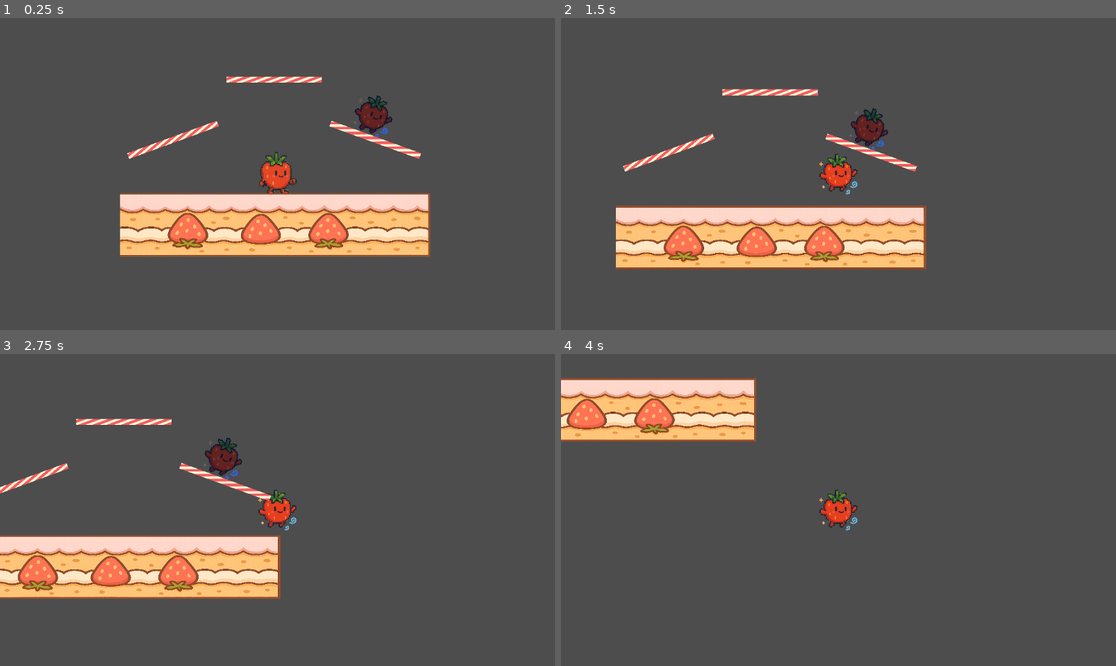
Above: before the commit, frames 1-4 (two rows, left to right).
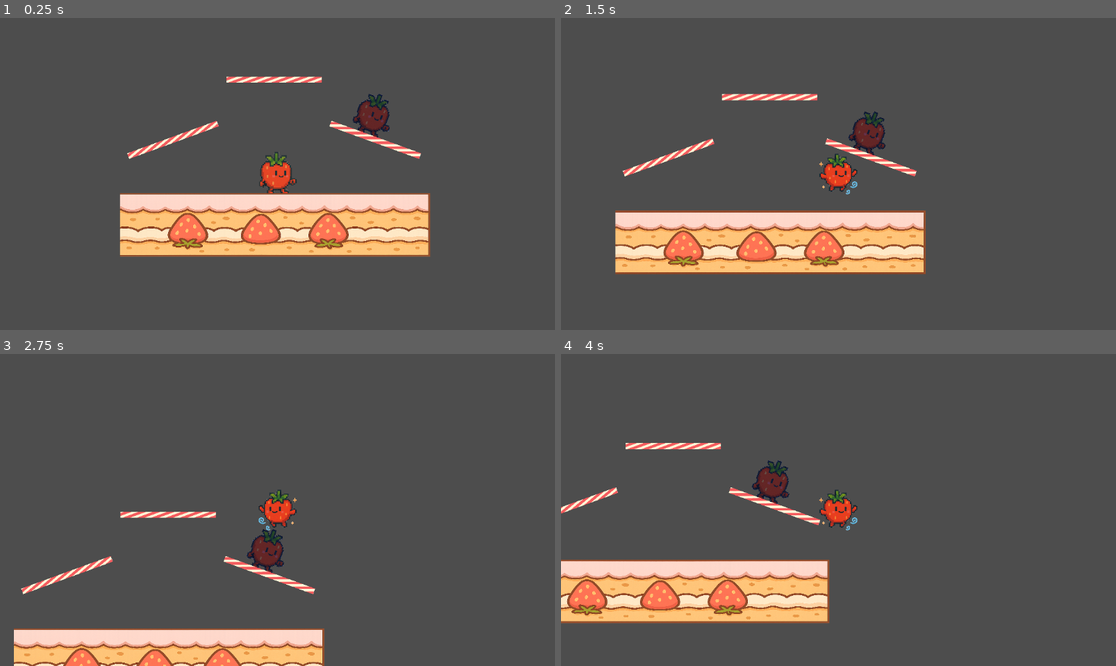
Above: after the commit, the same moments.

Repository: ktarrant/shortcake
Game: Godot game, scene res://scenes/main/Main.tscn
Two runs of this game, one before a commit and one after it. Both use one fixed random seed, a clock stepped at 60 frames per second and the inputs below.
Inputs:
- Up to frame 1 (0.25 s): no input
- Up to frame 2 (1.5 s): tap Enter at 0.5 s; hold Up (jump) 0.53-1.28 s; hold Right (move_right) from 0.53 s (still down); tap Up (jump) at 1.35 s
- Up to frame 3 (2.75 s): tap Up (jump) at 1.52, 1.82 s; release Right (move_right) at 2.03 s; hold Left (move_left) from 2.03 s (still down); hold Up (jump) from 2.03 s (still down)
- Up to frame 4 (4 s): release Left (move_left) at 2.78 s; release Up (jump) at 2.78 s; hold Right (move_right) from 2.78 s (still down); tap Up (jump) at 2.85, 3.02, 3.32 s; hold Up (jump) from 3.53 s (still down)

The runs differ from the first frame. In frame 1, 0.3% of the frame differs, in the area x 63-71%, y 24-39%; in frame 2, 10%; in frame 3, 19%, in the area x 0-59%, y 20-100%; in frame 4, 19%.

Commit message:
improve physics and floor handling

Diff:
--- a/scripts/Player.gd
+++ b/scripts/Player.gd
@@ -33,6 +33,7 @@
 var state: PlayerState = null
 
 func _ready():
+	floor_max_angle = deg_to_rad(60)
 	sprite.modulate = character_tint
 	change_state(PlayerState.IdleState.new())
 
@@ -64,9 +65,14 @@
 func change_state(new_state: PlayerState):
 	if state != null:
 		state.exit()
-	print("New state: ", new_state.state_name)
 	state = new_state
 	state.enter(self)
+
+func land():
+	# Cancel velocity into the floor to prevent jitter
+	var floor_normal = get_floor_normal().normalized()
+	var into_floor = base_velocity.project(floor_normal)
+	base_velocity -= into_floor
 
 func apply_damage(amount: int, knockback: Vector2):
 	percent += amount
--- a/scripts/PlayerState.gd
+++ b/scripts/PlayerState.gd
@@ -14,9 +14,14 @@
 	pass
 
 func physics_update(player: Node, delta: float) -> void:
-	# Auto-transition to fall if not grounded and falling
-	if not player.is_on_floor() and player.base_velocity.y >= 0:
-		player.change_state(FallState.new())
+	if player.is_on_floor():
+		player.base_velocity.x = lerp(player.base_velocity.x, 0.0, 0.3)
+		if abs(player.base_velocity.x) < 5.0:
+			player.base_velocity.x = 0
+	else:
+		player.base_velocity.y += player.gravity * delta
+		player.base_velocity.y = clamp(player.base_velocity.y, -INF, 1200)
+		player.base_velocity.x = lerp(player.base_velocity.x, 0.0, 0.1)
 
 func update_animation(player: Node) -> void:		# rotate sprite to floor
 	if player.is_on_floor():
@@ -29,9 +34,8 @@
 class IdleState:
 	extends PlayerState
 
-	@export var state_name = "IdleState"
-
 	func enter(player: Node) -> void:
+		print("enter state: IdleState")
 		player.sprite.play("idle")
 
 	func handle_input(player: Node, input_dir: Vector2) -> void:
@@ -46,13 +50,20 @@
 		player.sprite.play("idle")
 		player.sprite.speed_scale = 1.0
 
+	func physics_update(player: Node, delta: float) -> void:
+		super.physics_update(player, delta)
+		# Auto-transition to fall if not grounded
+		if not player.is_on_floor():
+			player.change_state(AirState.new())
+
 
 class RunState:
 	extends PlayerState
 
-	@export var state_name = "RunState"
+	var state_name = "RunState"
 
 	func enter(player: Node) -> void:
+		print("enter state: RunState")
 		player.sprite.play("run")
 
 	func handle_input(player: Node, input_dir: Vector2) -> void:
@@ -87,13 +98,43 @@
 		player.sprite.speed_scale = clamp(abs(player.velocity.x) / player.speed, 0.5, 1.5)
 		super.update_animation(player)
 
+	func physics_update(player: Node, delta: float) -> void:
+		super.physics_update(player, delta)
+		# Auto-transition to fall if not grounded
+		if not player.is_on_floor():
+			player.change_state(AirState.new())
+
+class AirState:
+	extends PlayerState
+
+	func enter(player: Node) -> void:
+		print("enter state: AirState")
+		player.sprite.play("jump_release")
+
+	func handle_input(player: Node, input_dir: Vector2) -> void:
+		if input_dir.x < 0:
+			player.sprite.flip_h = true
+		elif input_dir.x > 0:
+			player.sprite.flip_h = false
+
+		var slowdown := 0.7 if player.overlapping_player_count > 0 else 1.0
+		if input_dir.x != 0:
+			player.input_velocity.x = lerp(player.input_velocity.x, input_dir.x * player.speed * slowdown, player.air_control_strength)
+		else:
+			player.input_velocity.x = lerp(player.input_velocity.x, 0.0, 0.1)
+
+	func physics_update(player: Node, delta: float) -> void:
+		super.physics_update(player, delta)
+		if player.base_velocity.y >= 0 and player.is_on_floor():
+			player.land()
+			player.change_state(IdleState.new())
+
 
 class JumpState:
-	extends PlayerState
-
-	@export var state_name = "JumpState"
+	extends AirState
 
 	func enter(player: Node) -> void:
+		print("enter state: JumpState")
 		player.sprite.play("jump_hold")
 		var jump_vector = player.get_floor_normal().normalized() if player.is_on_floor() else Vector2.UP
 		player.base_velocity += jump_vector * player.jump_force
@@ -103,30 +144,8 @@
 
 	func handle_input(player: Node, input_dir: Vector2) -> void:
 		if not Input.is_action_pressed("jump"):
-			if not player.jump_cut_applied and player.base_velocity.y < 0:
-				player.base_velocity.y *= player.jump_cutoff_factor
-				player.jump_cut_applied = true
-			player.change_state(FallState.new())
-
-	func physics_update(player: Node, delta: float) -> void:
-		player.base_velocity.y += player.gravity * delta
-		player.base_velocity.y = clamp(player.base_velocity.y, -INF, 1200)
-
-class FallState:
-	extends PlayerState
-
-	@export var state_name = "FallState"
-
-	func enter(player: Node) -> void:
-		player.sprite.play("jump_release")
-
-	func handle_input(player: Node, input_dir: Vector2) -> void:
-		if player.is_on_floor():
-			player.change_state(IdleState.new())
-
-	func physics_update(player: Node, delta: float) -> void:
-		player.base_velocity.y += player.gravity * delta
-		player.base_velocity.y = clamp(player.base_velocity.y, -INF, 1200)
+			player.change_state(AirState.new())
+		super.handle_input(player, input_dir)
 
 
 class AttackState:
@@ -154,7 +173,7 @@
 
 	func update(player: Node, delta: float) -> void:
 		if not player.sprite.is_playing():
-			player.change_state(FallState.new())
+			player.change_state(AirState.new())
 
 
 class HitstunState:
@@ -170,7 +189,7 @@
 	func update(player: Node, delta: float) -> void:
 		timer -= delta
 		if timer <= 0:
-			player.change_state(FallState.new())
+			player.change_state(AirState.new())
 
 	func physics_update(player: Node, delta: float) -> void:
 		player.base_velocity.y += player.gravity * delta
